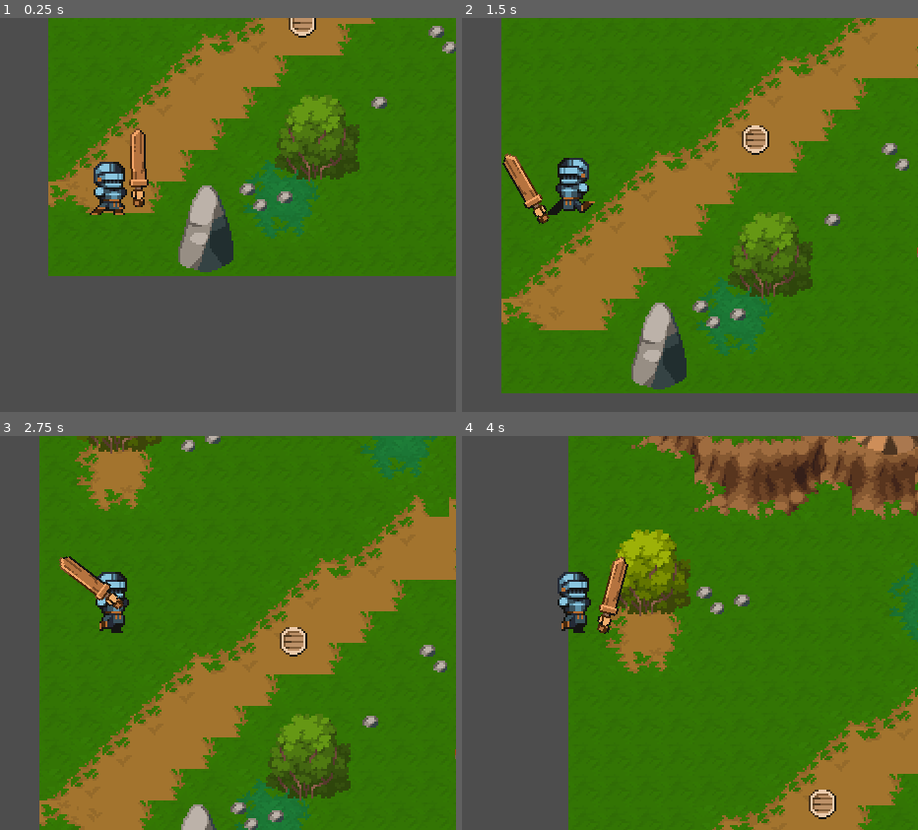
Above: before the commit, frames 1-4 (two rows, left to right).
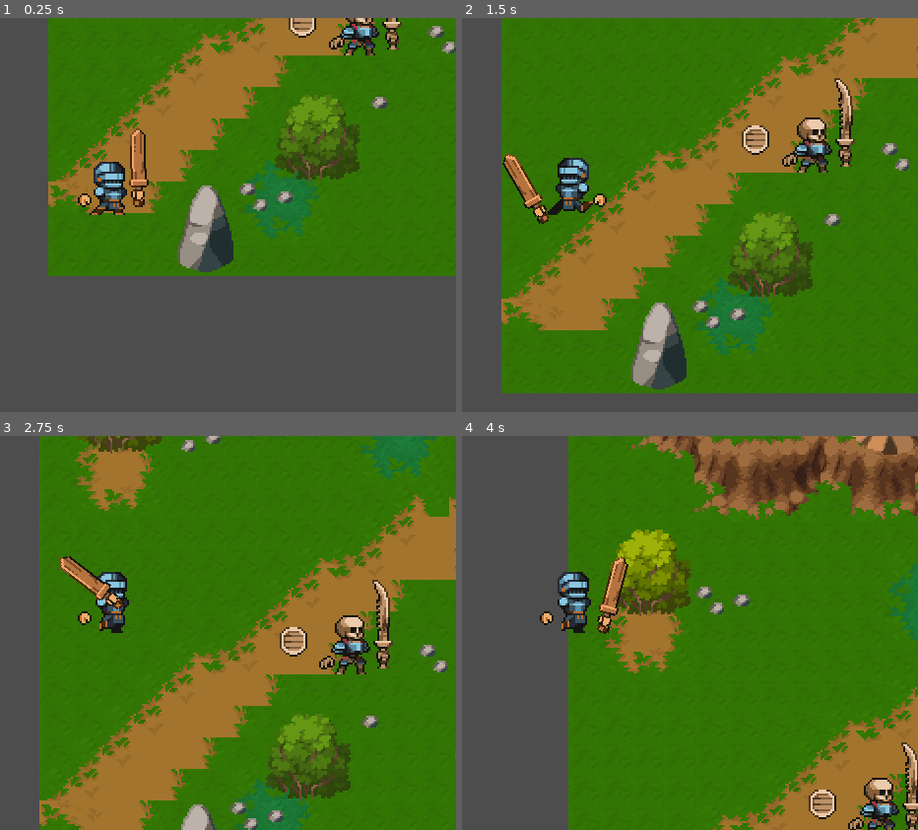
Above: after the commit, the same moments.

Repository: victordev018/Turning-Back-the-Pain
Game: Godot game, scene res://scenes/world_1.tscn
The game is run twice, just before and just after one commit, with the same random seed, the same clock (stepped at 60 frames per second) and the same inputs.
Inputs (mouse positions are in pixels of both pictures, inside the frame that each line leads up to):
- Up to frame 1 (0.25 s): no input
- Up to frame 2 (1.5 s): tap Enter (ui_accept) at 0.5, 0.77 s; move the mouse to (726, 195) at 0.52 s; hold W (move_up) 0.53-1.28 s; click (726, 195) at 0.6 s; move the mouse to (outside the picture) at 1.27 s; hold S (move_down) from 1.28 s (still down); tap D (move_rigth) at 1.35 s
- Up to frame 3 (2.75 s): tap Enter (ui_accept) at 1.52 s; move the mouse to (182, 546) at 2.02 s; release S (move_down) at 2.03 s; hold W (move_up) from 2.03 s (still down); right-click (182, 546) at 2.1 s
- Up to frame 4 (4 s): move the mouse to (539, 711) at 2.77 s; click (539, 711) at 2.85 s; tap Enter (ui_accept) at 3.02, 3.77 s; move the mouse to (781, 692) at 3.52 s; release W (move_up) at 3.53 s; hold A (move_left) from 3.53 s (still down); tap D (move_rigth) at 3.6 s

The runs differ from the first frame. In frame 1, 0.9% of the frame differs, in the area x 17-89%, y 0-48%; in frame 2, 1.6%; in frame 3, 1.6%, in the area x 17-87%, y 36-61%; in frame 4, 1.5%.

Commit message:
Added skeleton enemy anda update player

Diff:
--- a/project.godot
+++ b/project.godot
@@ -66,6 +66,15 @@
 ]
 }
 
+[layer_names]
+
+2d_physics/layer_1="Player"
+2d_physics/layer_2="World"
+2d_physics/layer_3="Enemies"
+2d_physics/layer_4="Item"
+2d_physics/layer_5="HurtBox"
+2d_physics/layer_6="HitBox"
+
 [rendering]
 
 textures/canvas_textures/default_texture_filter=0
--- /dev/null
+++ b/scenes/enemy_skeletonBACKUP.tscn
@@ -0,0 +1,309 @@
+[gd_scene load_steps=29 format=3 uid="uid://v3ay7rjxxyl2"]
+
+[ext_resource type="Script" path="res://scripts/EnemySkeleton.gd" id="1_fcqdo"]
+[ext_resource type="Texture2D" uid="uid://d0jcssfl1e2dn" path="res://assets/Pixel Crawler - FREE - 1.8/Enemy/Skeleton Crew/Skeleton - Warrior/Death/Death-Sheet.png" id="2_acb0l"]
+[ext_resource type="Texture2D" uid="uid://drcfk8poj2g27" path="res://assets/Pixel Crawler - FREE - 1.8/Enemy/Skeleton Crew/Skeleton - Warrior/Idle/Idle-Sheet.png" id="3_s4vmq"]
+[ext_resource type="Texture2D" uid="uid://j1lpcj20722" path="res://assets/Pixel Crawler - FREE - 1.8/Enemy/Skeleton Crew/Skeleton - Warrior/Run/Run-Sheet.png" id="4_yncdl"]
+[ext_resource type="Texture2D" uid="uid://c5a7557p1obab" path="res://assets/Pixel Crawler - FREE - 1.8/Weapons/Hands/Hands.png" id="5_ufisd"]
+[ext_resource type="Texture2D" uid="uid://dnuh87e38267n" path="res://assets/Pixel Crawler - FREE - 1.8/Weapons/Bone/Bone.png" id="6_gqh6e"]
+
+[sub_resource type="RectangleShape2D" id="RectangleShape2D_3jejt"]
+size = Vector2(24, 5)
+
+[sub_resource type="AtlasTexture" id="AtlasTexture_16cca"]
+atlas = ExtResource("2_acb0l")
+region = Rect2(0, 0, 64, 48)
+
+[sub_resource type="AtlasTexture" id="AtlasTexture_wpe8o"]
+atlas = ExtResource("2_acb0l")
+region = Rect2(64, 0, 64, 48)
+
+[sub_resource type="AtlasTexture" id="AtlasTexture_e1vkk"]
+atlas = ExtResource("2_acb0l")
+region = Rect2(128, 0, 64, 48)
+
+[sub_resource type="AtlasTexture" id="AtlasTexture_xir86"]
+atlas = ExtResource("2_acb0l")
+region = Rect2(192, 0, 64, 48)
+
+[sub_resource type="AtlasTexture" id="AtlasTexture_idtsi"]
+atlas = ExtResource("2_acb0l")
+region = Rect2(256, 0, 64, 48)
+
+[sub_resource type="AtlasTexture" id="AtlasTexture_wug1r"]
+atlas = ExtResource("2_acb0l")
+region = Rect2(320, 0, 64, 48)
+
+[sub_resource type="AtlasTexture" id="AtlasTexture_k5au8"]
+atlas = ExtResource("3_s4vmq")
+region = Rect2(0, 0, 32, 32)
+
+[sub_resource type="AtlasTexture" id="AtlasTexture_3iadb"]
+atlas = ExtResource("3_s4vmq")
+region = Rect2(32, 0, 32, 32)
+
+[sub_resource type="AtlasTexture" id="AtlasTexture_hh8r8"]
+atlas = ExtResource("3_s4vmq")
+region = Rect2(64, 0, 32, 32)
+
+[sub_resource type="AtlasTexture" id="AtlasTexture_cbj0p"]
+atlas = ExtResource("3_s4vmq")
+region = Rect2(96, 0, 32, 32)
+
+[sub_resource type="AtlasTexture" id="AtlasTexture_ytux5"]
+atlas = ExtResource("4_yncdl")
+region = Rect2(0, 32, 64, 32)
+
+[sub_resource type="AtlasTexture" id="AtlasTexture_tka4d"]
+atlas = ExtResource("4_yncdl")
+region = Rect2(64, 32, 64, 32)
+
+[sub_resource type="AtlasTexture" id="AtlasTexture_0i7wa"]
+atlas = ExtResource("4_yncdl")
+region = Rect2(128, 32, 64, 32)
+
+[sub_resource type="AtlasTexture" id="AtlasTexture_6r6gg"]
+atlas = ExtResource("4_yncdl")
+region = Rect2(192, 32, 64, 32)
+
+[sub_resource type="AtlasTexture" id="AtlasTexture_pk4ac"]
+atlas = ExtResource("4_yncdl")
+region = Rect2(256, 32, 64, 32)
+
+[sub_resource type="AtlasTexture" id="AtlasTexture_qkwpe"]
+atlas = ExtResource("4_yncdl")
+region = Rect2(320, 32, 64, 32)
+
+[sub_resource type="SpriteFrames" id="SpriteFrames_4lgad"]
+animations = [{
+"frames": [{
+"duration": 1.0,
+"texture": SubResource("AtlasTexture_16cca")
+}, {
+"duration": 1.0,
+"texture": SubResource("AtlasTexture_wpe8o")
+}, {
+"duration": 1.0,
+"texture": SubResource("AtlasTexture_e1vkk")
+}, {
+"duration": 1.0,
+"texture": SubResource("AtlasTexture_xir86")
+}, {
+"duration": 1.0,
+"texture": SubResource("AtlasTexture_idtsi")
+}, {
+"duration": 1.0,
+"texture": SubResource("AtlasTexture_wug1r")
+}],
+"loop": true,
+"name": &"Death",
+"speed": 8.0
+}, {
+"frames": [{
+"duration": 1.0,
+"texture": SubResource("AtlasTexture_k5au8")
+}, {
+"duration": 1.0,
+"texture": SubResource("AtlasTexture_3iadb")
+}, {
+"duration": 1.0,
+"texture": SubResource("AtlasTexture_hh8r8")
+}, {
+"duration": 1.0,
+"texture": SubResource("AtlasTexture_cbj0p")
+}],
+"loop": true,
+"name": &"Idle",
+"speed": 6.0
+}, {
+"frames": [{
+"duration": 1.0,
+"texture": SubResource("AtlasTexture_ytux5")
+}, {
+"duration": 1.0,
+"texture": SubResource("AtlasTexture_tka4d")
+}, {
+"duration": 1.0,
+"texture": SubResource("AtlasTexture_0i7wa")
+}, {
+"duration": 1.0,
+"texture": SubResource("AtlasTexture_6r6gg")
+}, {
+"duration": 1.0,
+"texture": SubResource("AtlasTexture_pk4ac")
+}, {
+"duration": 1.0,
+"texture": SubResource("AtlasTexture_qkwpe")
+}],
+"loop": true,
+"name": &"Run",
+"speed": 10.0
+}]
+
+[sub_resource type="Animation" id="Animation_otf4t"]
+resource_name = "Attack"
+length = 0.5
+tracks/0/type = "value"
+tracks/0/imported = false
+tracks/0/enabled = true
+tracks/0/path = NodePath("SwordNode/Area2D/SwordSprite:rotation")
+tracks/0/interp = 1
+tracks/0/loop_wrap = true
+tracks/0/keys = {
+"times": PackedFloat32Array(0, 0.2, 0.5),
+"transitions": PackedFloat32Array(0.233259, 1, 0.233259),
+"update": 0,
+"values": [-1.87946, 0.0585465, -1.87848]
+}
+tracks/1/type = "value"
+tracks/1/imported = false
+tracks/1/enabled = true
+tracks/1/path = NodePath("SwordNode/Polygon2D:modulate")
+tracks/1/interp = 1
+tracks/1/loop_wrap = true
+tracks/1/keys = {
+"times": PackedFloat32Array(0, 0.2, 0.4),
+"transitions": PackedFloat32Array(1, 1, 1),
+"update": 0,
+"values": [Color(1, 1, 1, 0), Color(1, 1, 1, 0.470588), Color(1, 1, 1, 0)]
+}
+tracks/2/type = "value"
+tracks/2/imported = false
+tracks/2/enabled = true
+tracks/2/path = NodePath("SwordNode/Area2D/CollisionShape2D:disabled")
+tracks/2/interp = 1
+tracks/2/loop_wrap = true
+tracks/2/keys = {
+"times": PackedFloat32Array(0, 0.5),
+"transitions": PackedFloat32Array(1, 1),
+"update": 1,
+"values": [false, true]
+}
+
+[sub_resource type="Animation" id="Animation_qspki"]
+length = 0.001
+tracks/0/type = "value"
+tracks/0/imported = false
+tracks/0/enabled = true
+tracks/0/path = NodePath("RollSprite:frame")
+tracks/0/interp = 1
+tracks/0/loop_wrap = true
+tracks/0/keys = {
+"times": PackedFloat32Array(0),
+"transitions": PackedFloat32Array(1),
+"update": 1,
+"values": [1]
+}
+tracks/1/type = "value"
+tracks/1/imported = false
+tracks/1/enabled = true
+tracks/1/path = NodePath("RollSprite:rotation")
+tracks/1/interp = 1
+tracks/1/loop_wrap = true
+tracks/1/keys = {
+"times": PackedFloat32Array(0),
+"transitions": PackedFloat32Array(1),
+"update": 0,
+"values": [0.0]
+}
+tracks/2/type = "value"
+tracks/2/imported = false
+tracks/2/enabled = true
+tracks/2/path = NodePath("SwordNode/Area2D/CollisionShape2D:disabled")
+tracks/2/interp = 1
+tracks/2/loop_wrap = true
+tracks/2/keys = {
+"times": PackedFloat32Array(0),
+"transitions": PackedFloat32Array(1),
+"update": 1,
+"values": [false]
+}
+tracks/3/type = "value"
+tracks/3/imported = false
+tracks/3/enabled = true
+tracks/3/path = NodePath("SwordNode/Area2D/SwordSprite:rotation")
+tracks/3/interp = 1
+tracks/3/loop_wrap = true
+tracks/3/keys = {
+"times": PackedFloat32Array(0),
+"transitions": PackedFloat32Array(1),
+"update": 0,
+"values": [-1.87946]
+}
+
+[sub_resource type="AnimationLibrary" id="AnimationLibrary_xv3we"]
+_data = {
+"Attack": SubResource("Animation_otf4t"),
+"RESET": SubResource("Animation_qspki")
+}
+
+[sub_resource type="RectangleShape2D" id="RectangleShape2D_okcwb"]
+size = Vector2(49.6361, 43.2058)
+
+[node name="EnemySkeleton" type="Node2D"]
+
+[node name="Enemy" type="CharacterBody2D" parent="."]
+collision_layer = 4
+collision_mask = 5
+script = ExtResource("1_fcqdo")
+
+[node name="CollisionShape2D" type="CollisionShape2D" parent="Enemy"]
+position = Vector2(-1, 15)
+shape = SubResource("RectangleShape2D_3jejt")
+
+[node name="SpriteSkeleton" type="AnimatedSprite2D" parent="Enemy"]
+sprite_frames = SubResource("SpriteFrames_4lgad")
+animation = &"Idle"
+autoplay = "Idle"
+frame_progress = 0.260764
+
+[node name="AnimationPlayer" type="AnimationPlayer" parent="Enemy"]
+root_node = NodePath("../..")
+libraries = {
+"": SubResource("AnimationLibrary_xv3we")
+}
+
+[node name="HandSkeleton" type="Sprite2D" parent="Enemy"]
+position = Vector2(-13, 10)
+texture = ExtResource("5_ufisd")
+region_enabled = true
+region_rect = Rect2(2.11565, 35.8301, 11.012, 7.89993)
+
+[node name="SwordNode" type="Node2D" parent="."]
+position = Vector2(0, 7)
+
+[node name="Area2D" type="Area2D" parent="SwordNode"]
+position = Vector2(39, -8)
+rotation = 1.85931
+collision_layer = 4
+
+[node name="SwordSprite" type="Sprite2D" parent="SwordNode/Area2D"]
+position = Vector2(13.5393, 21.0163)
+rotation = -1.87946
+texture = ExtResource("6_gqh6e")
+centered = false
+offset = Vector2(-7, -39)
+flip_h = true
+region_enabled = true
+region_rect = Rect2(1, 0, 13.7421, 46)
+
+[node name="HandSword" type="Sprite2D" parent="SwordNode/Area2D/SwordSprite"]
+position = Vector2(-1, 1)
+texture = ExtResource("5_ufisd")
+hframes = 2
+vframes = 4
+frame = 7
+
+[node name="CollisionShape2D" type="CollisionShape2D" parent="SwordNode/Area2D"]
+position = Vector2(-2.14726, 11.5932)
+rotation = -0.443677
+scale = Vector2(1, 1)
+shape = SubResource("RectangleShape2D_okcwb")
+
+[node name="Polygon2D" type="Polygon2D" parent="SwordNode"]
+modulate = Color(1, 1, 1, 0)
+z_index = -1
+position = Vector2(1, 8)
+rotation = 0.0147984
+polygon = PackedVector2Array(17, -49, 37, -42, 47, -32, 48, -18, 48, 1, 24, -6, 28, -15, 32, -28)
+vertex_colors = PackedColorArray(1, 1, 1, 0, 1, 1, 1, 1, 1, 1, 1, 1, 1, 1, 1, 1, 1, 1, 1, 1, 1, 1, 1, 1, 1, 1, 1, 1, 1, 1, 1, 1)
--- a/scenes/player.tscn
+++ b/scenes/player.tscn
@@ -380,7 +380,10 @@
 }
 
 [sub_resource type="RectangleShape2D" id="RectangleShape2D_abuey"]
-size = Vector2(44.9276, 20)
+size = Vector2(44.9276, 31.2113)
+
+[sub_resource type="RectangleShape2D" id="RectangleShape2D_tm08u"]
+size = Vector2(24, 32)
 
 [node name="Player" type="CharacterBody2D"]
 script = ExtResource("1_dswwk")
@@ -392,9 +395,14 @@
 [node name="Animation" type="AnimatedSprite2D" parent="."]
 position = Vector2(0, -16)
 sprite_frames = SubResource("SpriteFrames_yh781")
-animation = &"Run"
+animation = &"Idle"
 autoplay = "Idle"
-frame_progress = 0.245559
+
+[node name="Hand" type="Sprite2D" parent="Animation"]
+position = Vector2(-13, 7)
+texture = ExtResource("6_q1ahu")
+region_enabled = true
+region_rect = Rect2(1.73138, 1.97153, 12.6621, 9.89223)
 
 [node name="AnimationPlayer" type="AnimationPlayer" parent="."]
 libraries = {
@@ -433,8 +441,9 @@
 frame = 3
 
 [node name="CollisionShape2D" type="CollisionShape2D" parent="SwordNode/Area2D"]
-position = Vector2(-8.34348, 3.51941)
+position = Vector2(-5.93717, 8.58234)
 rotation = -0.443677
+scale = Vector2(1, 1)
 shape = SubResource("RectangleShape2D_abuey")
 
 [node name="Polygon2D" type="Polygon2D" parent="SwordNode"]
@@ -450,4 +459,13 @@
 [node name="RollRecoveryTimer" type="Timer" parent="."]
 wait_time = 3.0
 
+[node name="HurtBox" type="Area2D" parent="."]
+position = Vector2(-1, -15)
+collision_mask = 4
+
+[node name="Collision" type="CollisionShape2D" parent="HurtBox"]
+shape = SubResource("RectangleShape2D_tm08u")
+debug_color = Color(0.933333, 0.243137, 0.141176, 0.419608)
+
 [connection signal="timeout" from="RollRecoveryTimer" to="." method="_on_roll_recovery_timer_timeout"]
+[connection signal="body_entered" from="HurtBox" to="." method="_on_area_2d_body_entered"]
--- a/scenes/world_1.tscn
+++ b/scenes/world_1.tscn
@@ -1,10 +1,11 @@
-[gd_scene load_steps=6 format=3 uid="uid://srunw4fd2jyp"]
+[gd_scene load_steps=7 format=3 uid="uid://srunw4fd2jyp"]
 
 [ext_resource type="Script" path="res://scripts/world.gd" id="1_l55ne"]
 [ext_resource type="PackedScene" uid="uid://cgqkpqbj3nt8d" path="res://scenes/player.tscn" id="1_rnydu"]
 [ext_resource type="PackedScene" uid="uid://dc1v68l2iw0h" path="res://scenes/terrain.tscn" id="2_gfq0q"]
 [ext_resource type="PackedScene" uid="uid://cxhr2idu8by75" path="res://scenes/ui.tscn" id="3_q4du6"]
 [ext_resource type="PackedScene" uid="uid://bvhvxnpowlfjg" path="res://scenes/card.tscn" id="4_3dfb4"]
+[ext_resource type="PackedScene" uid="uid://v3ay7rjxxyl2" path="res://scenes/enemy_skeletonBACKUP.tscn" id="6_vdype"]
 
 [node name="World-1" type="Node2D"]
 script = ExtResource("1_l55ne")
@@ -23,3 +24,6 @@
 position = Vector2(131, 465)
 
 [node name="UI" parent="." instance=ExtResource("3_q4du6")]
+
+[node name="EnemySkeleton" parent="." instance=ExtResource("6_vdype")]
+position = Vector2(161, 465)
--- /dev/null
+++ b/scripts/EnemySkeleton.gd
@@ -0,0 +1,12 @@
+extends CharacterBody2D
+
+
+const SPEED = 300.0
+const JUMP_VELOCITY = -400.0
+
+func _physics_process(delta):
+	# Add the gravity.
+
+	velocity.x = move_toward(velocity.x, 0, SPEED)
+
+	move_and_slide()
--- a/scripts/player.gd
+++ b/scripts/player.gd
@@ -14,6 +14,7 @@
 ## Direção do Player
 var facing : int = 1
 var mpos: Vector2 = Vector2.ZERO
+var playerLife = 3
 
 func _ready():
 	set_process(true)
@@ -46,7 +47,7 @@
 	if rolling:
 		velocity = _direction * _move_speed * 2
 	# Desativar colisão ao rolar. TODO..alterar para hurt box! S2
-	var my_coll = get_node("Colision") as CollisionShape2D
+	var my_coll = get_node("HurtBox/Collision") as CollisionShape2D
 	my_coll.disabled = rolling
 	state_machine()
 
@@ -88,3 +89,18 @@
 
 func _on_roll_recovery_timer_timeout():
 	canRoll = true
+
+
+func knockback():
+	var vectorKnockback = _direction
+	if vectorKnockback.x > 0 and vectorKnockback.y > 0:
+		velocity = -vectorKnockback * _move_speed
+	print("Ainnn")
+
+func take_damage():
+	playerLife -= 1
+
+func _on_area_2d_body_entered(body):
+	print("Bom dia")
+	take_damage()
+	knockback()
Not shown: 1 places in scenes/player.tscn that only renumber resources
